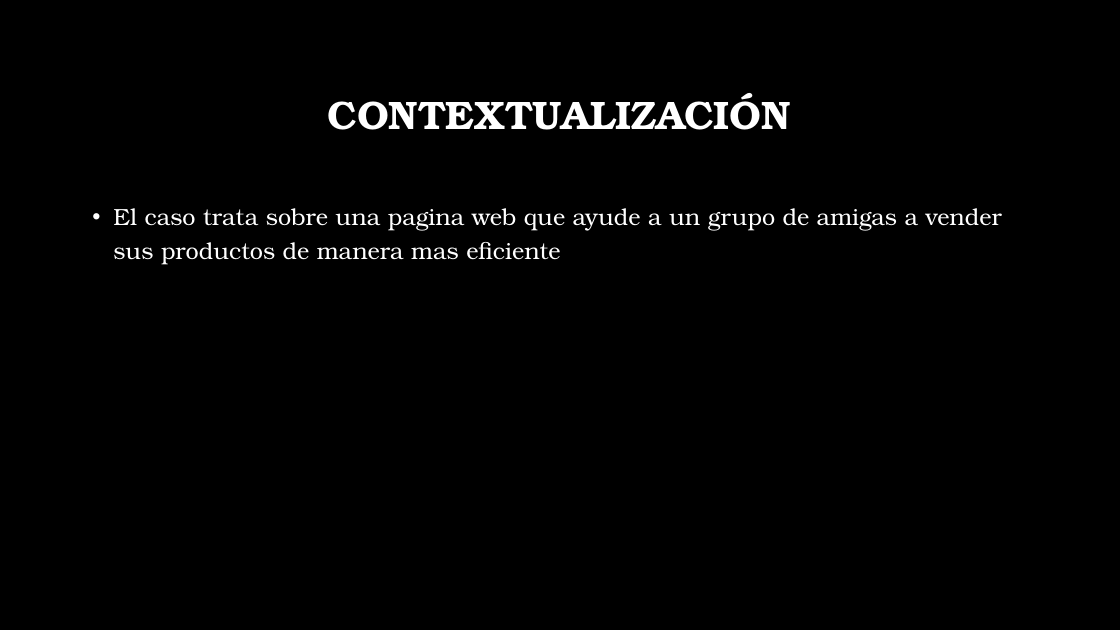
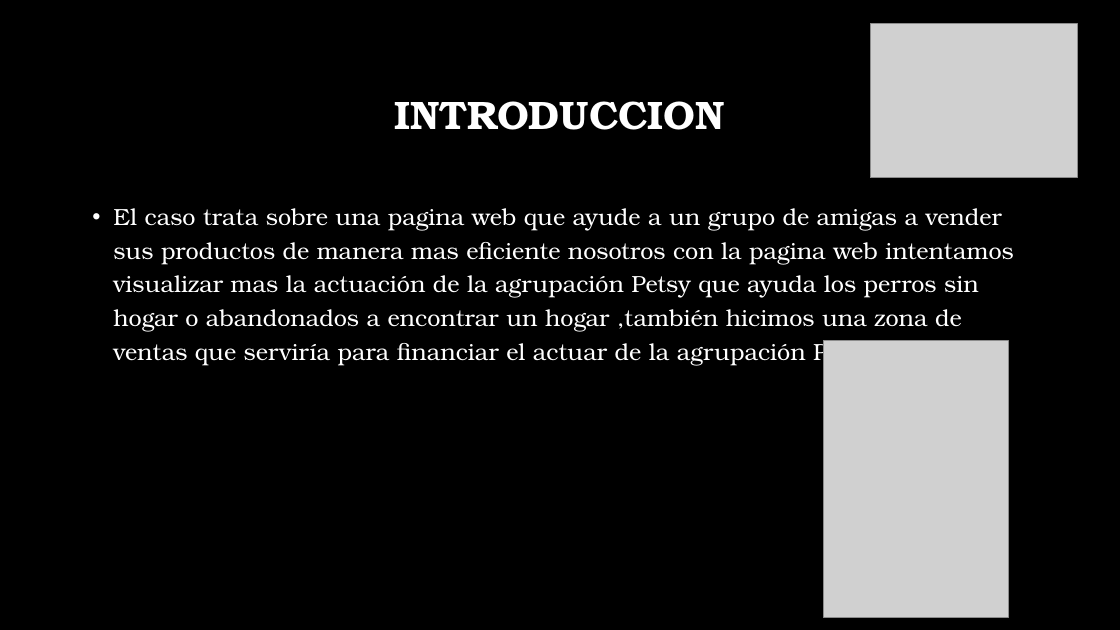
Before and after one commit to sbsbj1/Experiencia2_LucasAcevedo_CesarNegrete_005D, a slide deck: slide 2 of PPT Pagina web.pptx (slide 3 before the commit). Drawn at 1120x630 pixels with LibreOffice and Linux fonts; fonts in the diff are those of the drawing; grey boxes stand for pictures; background and template pictures are left out. Boxes give left, top, right and bottom in pixels: in the first picture for what was removed or moved away, otherwise in the second. Text is boxed around its words. In the diff, an @@ line names an element or a change of style, - is before the commit and + after.

```diff
--- a/PPT Pagina web.pptx
+++ b/PPT Pagina web.pptx
@@ picture added at (870, 24, 1078, 177) @@
@@ title at (394, 101, 724, 130): text changed @@
-CONTEXTUALIZACIÓN
+INTRODUCCION
@@ text at (113, 208, 1014, 365): text changed @@
-• El caso trata sobre una pagina web que ayude a un grupo de amigas a vender sus productos de manera mas eficiente
+• El caso trata sobre una pagina web que ayude a un grupo de amigas a vender sus productos de manera mas eficiente nosotros con la pagina web intentamos visualizar mas la actuación de la agrupación Petsy que ayuda los perros sin hogar o abandonados a encontrar un hogar ,también hicimos una zona de ventas que serviría para financiar el actuar de la agrupación Petsy
@@ picture added at (823, 341, 1008, 618) @@
```
Also in this commit, not shown: 2 other slides changed, 1 slide added.
